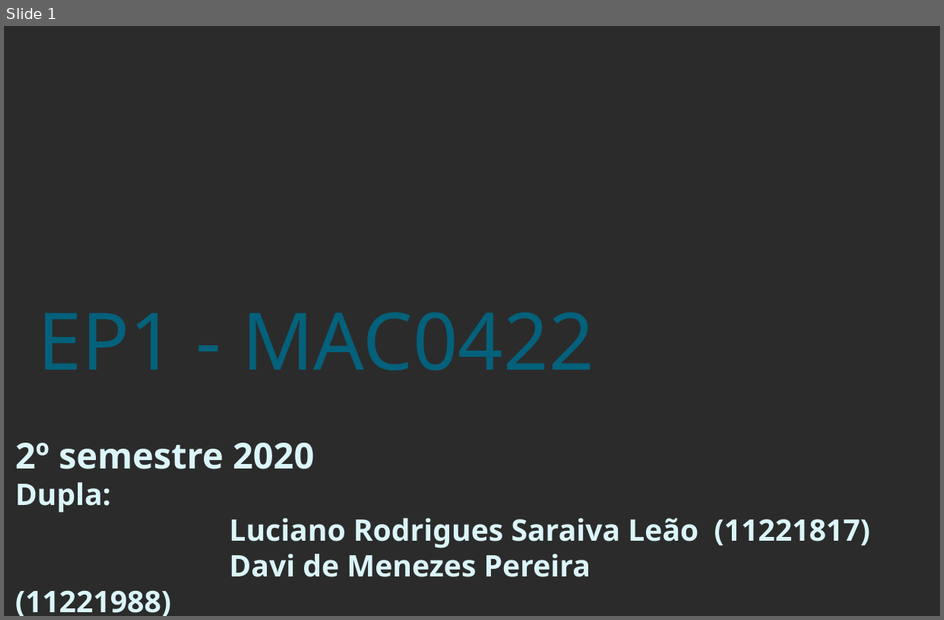
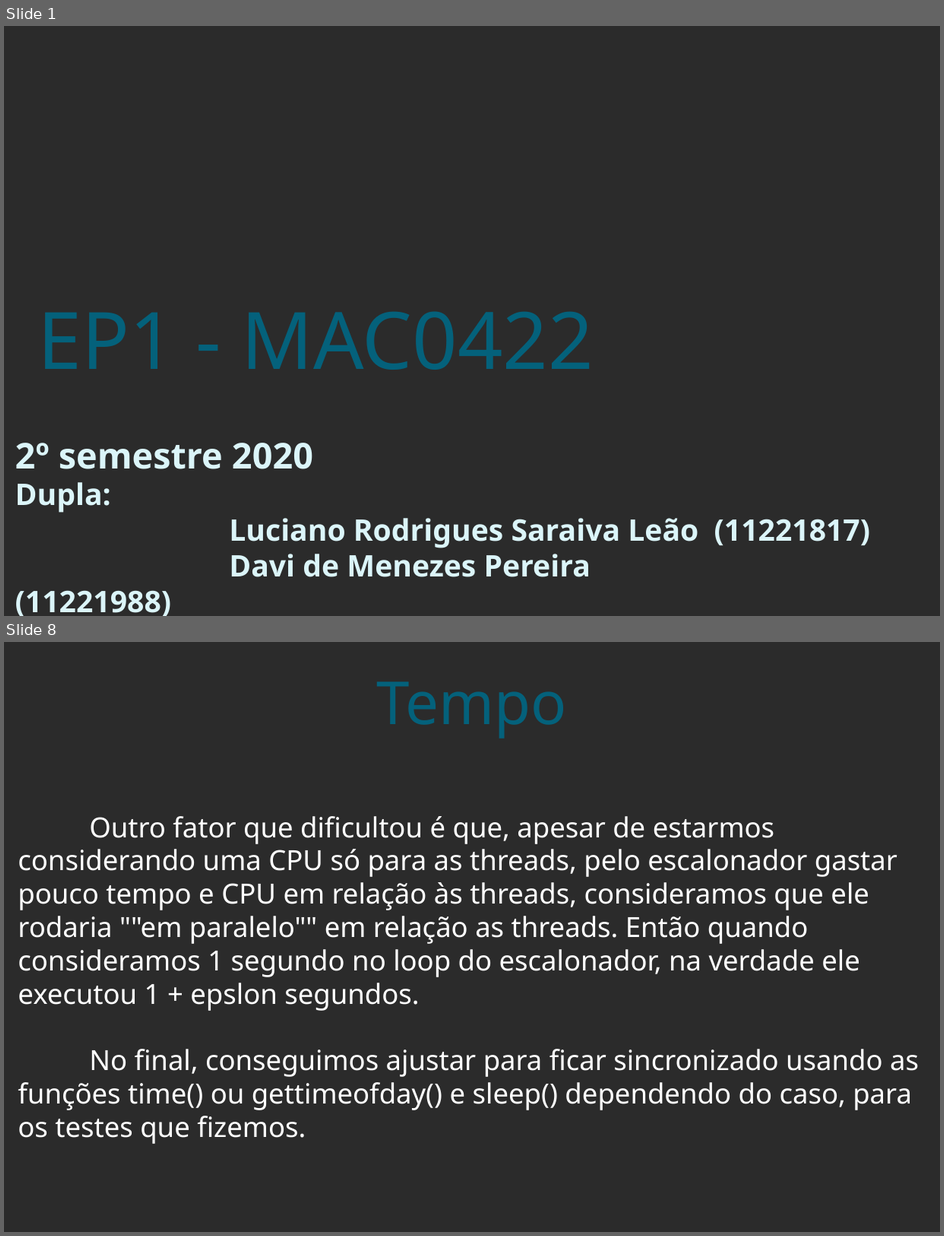
Before and after one commit to davimp/SistemasOperacionais, a slide deck: ep1/slides.odp. Shown one above the other, each under a label of ours: slide 1 before the commit, slides 1 and 8 after it; the slides between them are not shown. The pictures are 944x620 and 944x1236 pixels, drawn with LibreOffice and Linux fonts; fonts in the diff are those of the drawing; background and template pictures are left out; a plain dark background stands for a picture behind light text. Boxes give left, top, right and bottom in pixels: in the first picture for what was removed or moved away, otherwise in the second. Text is boxed around its words. In the diff, an @@ line names an element or a change of style, - is before the commit and + after.

```diff
--- a/ep1/slides.odp
+++ b/ep1/slides.odp
@@ slide 8 added at bbox=[4, 642, 940, 1232], background picture (left out) @@
@@ title added at bbox=[51, 651, 894, 750], 59.9 pt, text #04617B @@
+Tempo
@@ text added at bbox=[18, 816, 919, 1144], 28 pt, text #FFFFFF @@
+Outro fator que dificultou é que, apesar de estarmos considerando uma CPU só para as threads, pelo escalonador gastar pouco tempo e CPU em relação às threads, consideramos que ele rodaria ""em paralelo"" em relação as threads. Então quando consideramos 1 segundo no loop do escalonador, na verdade ele executou 1 + epslon segundos.
+No final, conseguimos ajustar para ficar sincronizado usando as funções time() ou gettimeofday() e sleep() dependendo do caso, para os testes que fizemos.
@@ slide 1 changed as well @@
@@ subtitle at bbox=[15, 442, 313, 469]: size 36 to 35.9 pt in "2º semestre 2020" @@
```
Also in this commit, not shown: 10 other slides added, 2 slides removed, 1 other file.
